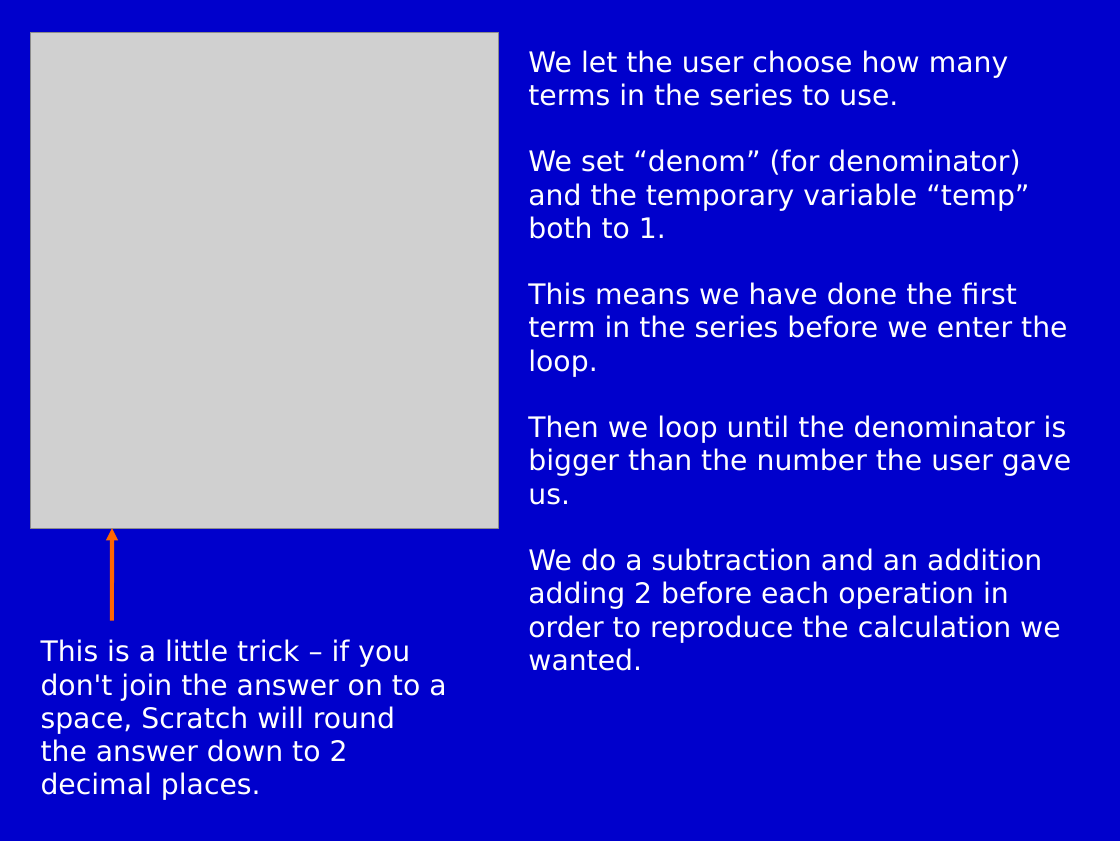
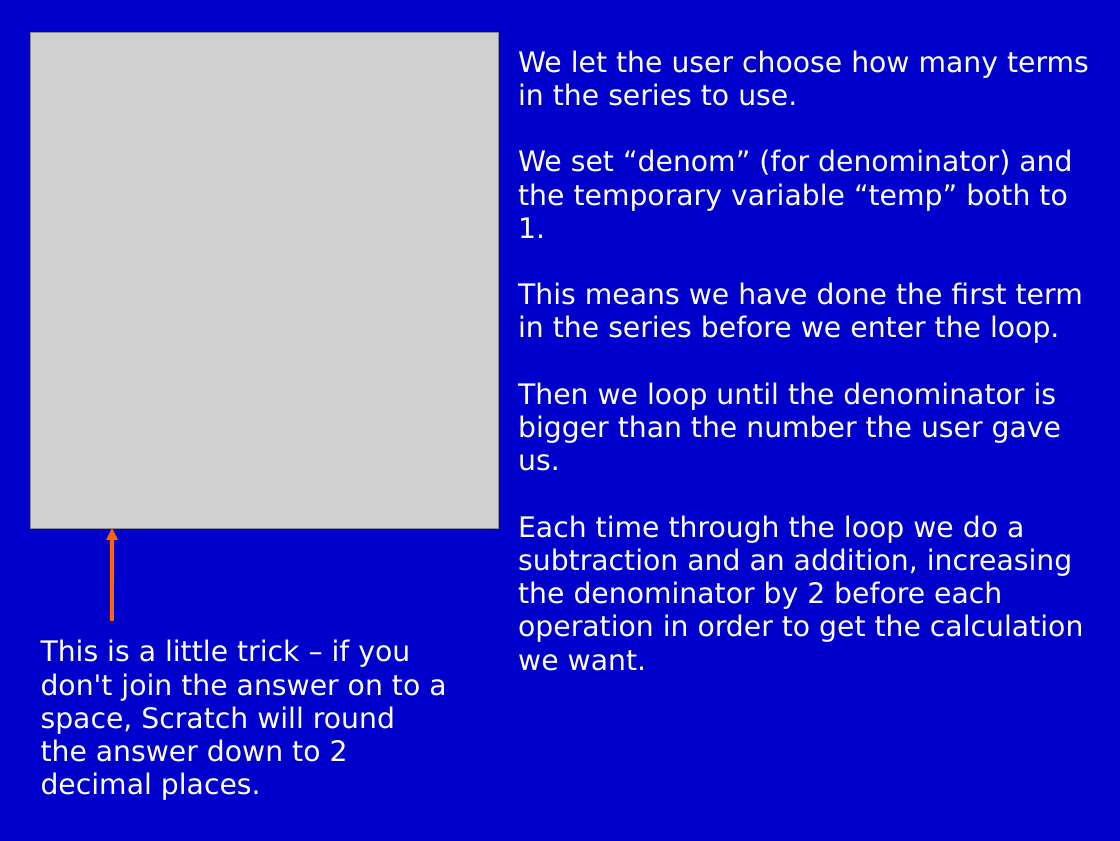
Before and after one commit to m-tranter/cathedral, a slide deck: slide 5 of scratch/scratch9.ppt. Drawn at 1120x841 pixels with LibreOffice and Linux fonts; fonts in the diff are those of the drawing; grey boxes stand for pictures. Boxes give left, top, right and bottom in pixels: in the first picture for what was removed or moved away, otherwise in the second. Text is boxed around its words. In the diff, an @@ line names an element or a change of style, - is before the commit and + after.

```diff
--- a/scratch/scratch9.ppt
+++ b/scratch/scratch9.ppt
@@ text "We let the user choose ...": place and size @@
-text "We let the user choose ..." at bbox=[528, 50, 1071, 671]
+text "We let the user choose ..." at bbox=[518, 50, 1089, 671]
@@ text at bbox=[518, 515, 1083, 671]: text changed @@
-We do a subtraction and an addition adding 2 before each operation in order to reproduce the calculation we wanted.
+Each time through the loop we do a subtraction and an addition, increasing the denominator by 2 before each operation in order to get the calculation we want.
```
Also in this commit, not shown: 4 other slides changed, 3 other files.
